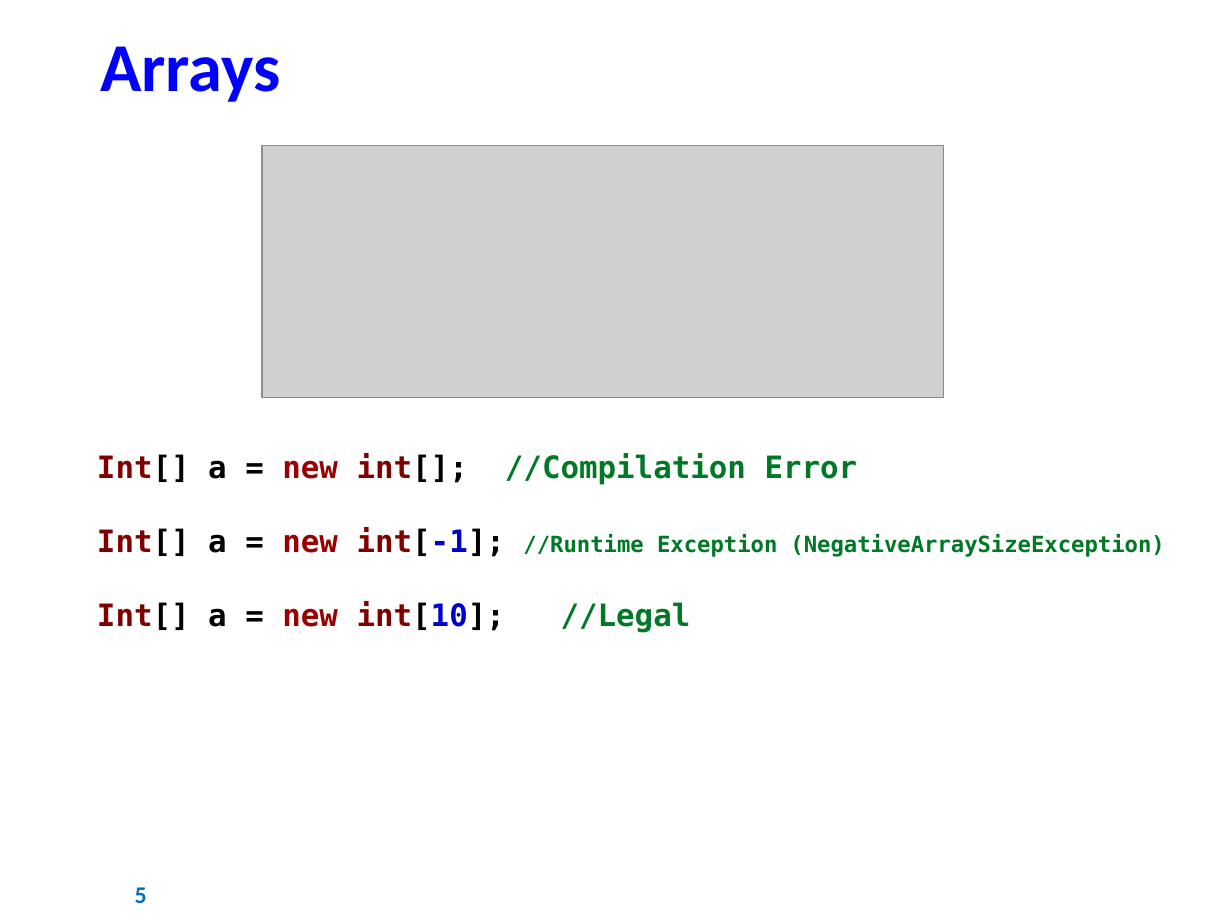
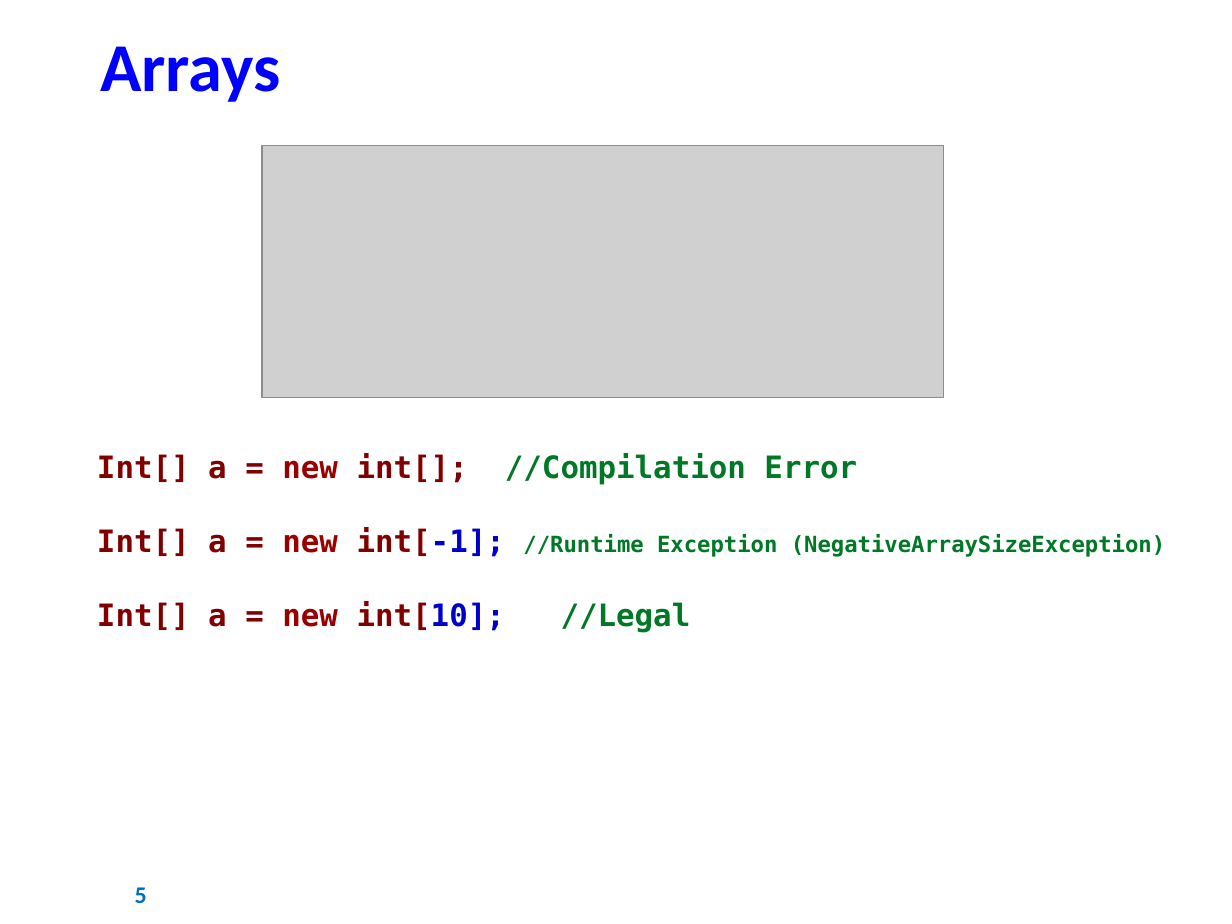
Before and after one commit to AJKFreitas/collections-learning, a slide deck: slide 5 of Estudos - Collections Framework.pptx. Drawn at 1232x924 pixels with LibreOffice and Linux fonts; fonts in the diff are those of the drawing; grey boxes stand for pictures; background and template pictures are left out. Boxes give left, top, right and bottom in pixels: in the first picture for what was removed or moved away, otherwise in the second. Text is boxed around its words. In the diff, an @@ line names an element or a change of style, - is before the commit and + after.

```diff
--- a/Estudos - Collections Framework.pptx
+++ b/Estudos - Collections Framework.pptx
@@ text "Int[] a = new int[]; ..." at bbox=[97, 453, 1165, 633]: text colour #000000 to #800000 in "Int[] a = int[];", "Int[] a = int[-1];", "Int[] a = int[10];"; text colour #000000 to #0000CC in "int[-1];", "int[10];" @@
```
Also in this commit, not shown: 40 other slides changed, 1 slide added, 10 other files.
